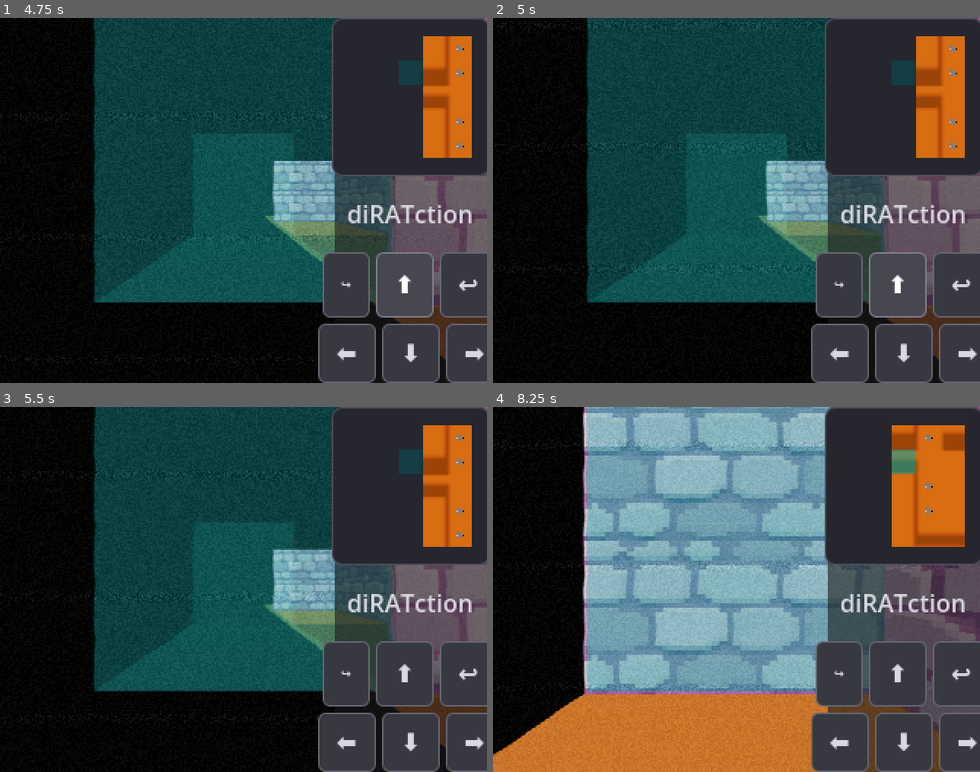
Above: before the commit, frames 1-4 (two rows, left to right).
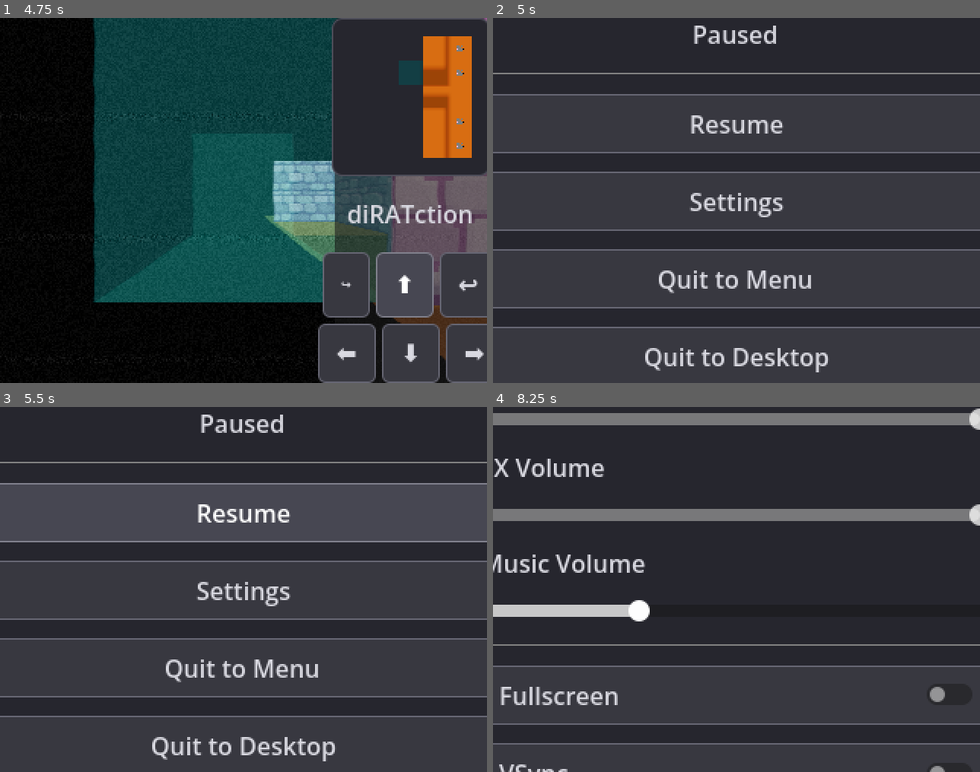
Above: after the commit, the same moments.

Repository: jah2488/dungeoncrawljam2026
Game: Godot game, scene res://scenes/boot_splash.tscn
Two runs of this game, one before a commit and one after it. Both use one fixed random seed, a clock stepped at 60 frames per second and the inputs below.
Inputs (mouse positions are in pixels of both pictures, inside the frame that each line leads up to):
- Up to frame 1 (4.75 s): tap Enter (ui_accept) at 0.5, 0.77, 1.25, 1.52, 3.77, 4.52 s; move the mouse to (350, 182) at 0.52 s; hold D (move_right) 0.53-1.28 s; tap Space (interact) at 0.6, 1.35, 2.1, 3.6, 4.35 s; click (350, 182) at 0.67 s; move the mouse to (146, 218) at 1.27 s; hold S (move_back) 1.28-2.03 s; move the mouse to (292, 120) at 2.02 s; hold D (move_right) 2.03-2.75 s; click "Play" at 2.75 s; move the mouse to (219, 273) at 3.52 s; hold W (move_forward) 3.53-4.28 s; click (219, 273) at 3.67 s; move the mouse to (389, 255) at 4.27 s; hold A (move_left) from 4.28 s (still down)
- Up to frame 2 (5 s): keep holding A (move_left); tap Escape (pause) at 4.9 s
- Up to frame 3 (5.5 s): keep holding A (move_left); move the mouse to (97, 534) at 5.02 s; tap Space (interact) at 5.1 s; tap Enter (ui_accept) at 5.27 s
- Up to frame 4 (8.25 s): move the mouse to (760, 589) at 5.77 s; release A (move_left) at 5.78 s; hold S (move_back) 5.78-6.53 s; tap Space (interact) at 5.85 s; click (760, 589) at 5.92 s; move the mouse to (663, 498) at 6.52 s; hold D (move_right) 6.53-7.28 s; move the mouse to (843, 571) at 7.27 s; hold W (move_forward) 7.28-8.03 s; move the mouse to (639, 607) at 8.02 s; hold D (move_right) from 8.03 s (still down); click (639, 607) at 8.17 s

Frame 1 is identical in both runs. In frame 2, 80% of the frame differs, in the area x 0-100%, y 0-100%; in frame 3, 83%; in frame 4, 84%.

Commit message:
Fix autoformat issue.

Diff:
--- a/scripts/globals/Game.gd
+++ b/scripts/globals/Game.gd
@@ -44,8 +44,9 @@
         game_state = GameState.PLAYING
 
 
-func _input(_event: InputEvent) -> void:if not Input.is_action_just_pressed(&"pause"):
-    return
+func _input(_event: InputEvent) -> void:
+    if not Input.is_action_just_pressed(&"pause"):
+        return
 
     if game_state == GameState.PLAYING:
         pause()
